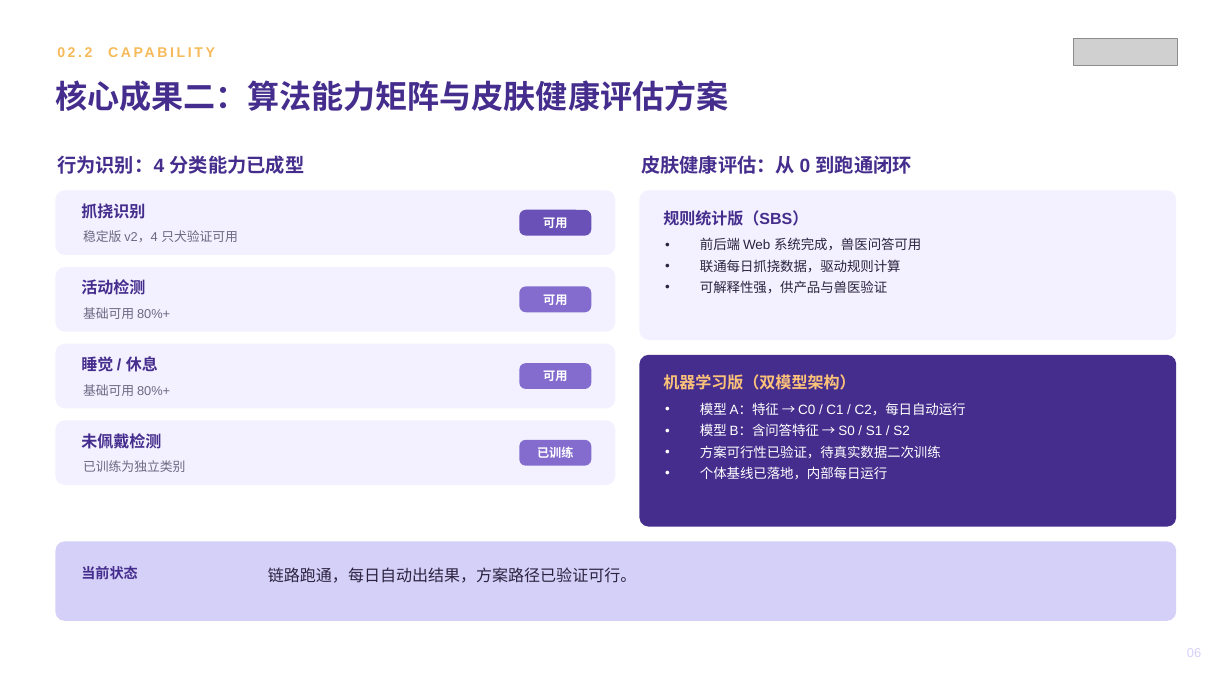
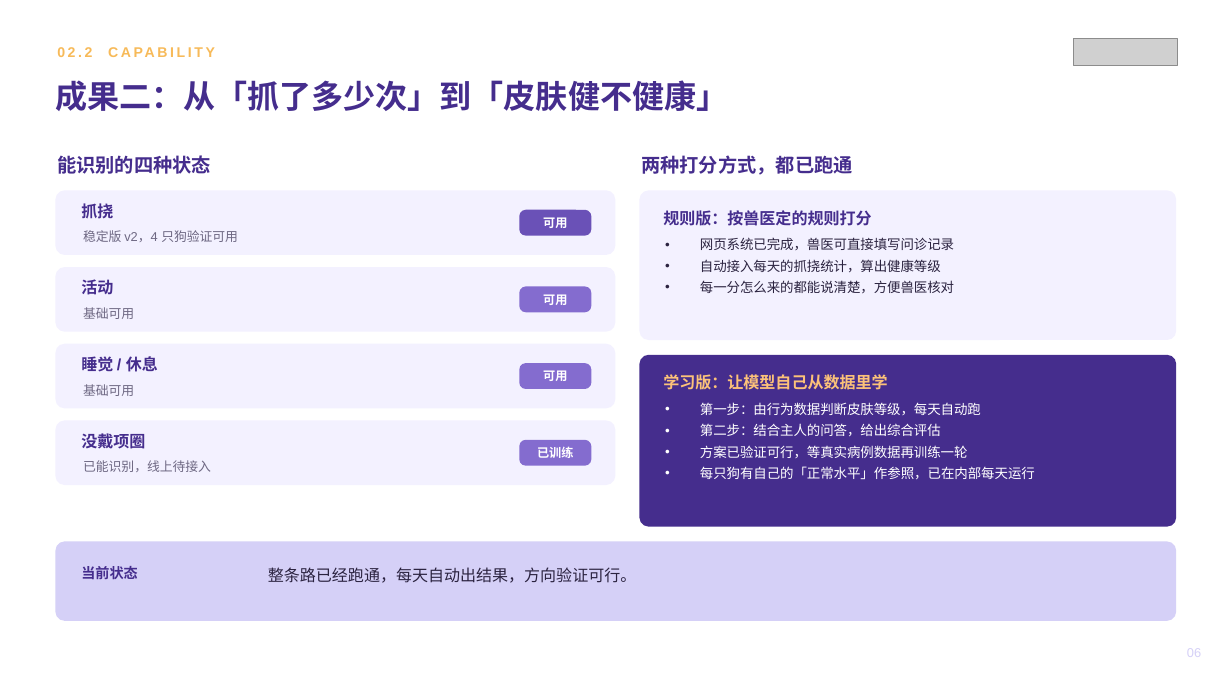
Before and after one commit to zhuyetuo/workplace_soft_skills, a slide deck: slide 6 of 转正述职/转正述职报告-Toky.pptx. Drawn at 1232x693 pixels with LibreOffice and Linux fonts; fonts in the diff are those of the drawing; grey boxes stand for pictures. Boxes give left, top, right and bottom in pixels: in the first picture for what was removed or moved away, otherwise in the second. Text is boxed around its words. In the diff, an @@ line names an element or a change of style, - is before the commit and + after.

```diff
--- a/转正述职/转正述职报告-Toky.pptx
+++ b/转正述职/转正述职报告-Toky.pptx
@@ text at (55,80,728,111): text changed @@
-核心成果二：算法能力矩阵与皮肤健康评估方案
+成果二：从「抓了多少次」到「皮肤健不健康」
@@ text at (57,155,211,174): text changed @@
-行为识别：4 分类能力已成型
+能识别的四种状态
@@ text at (641,155,853,175): text changed @@
-皮肤健康评估：从 0 到跑通闭环
+两种打分方式，都已跑通
@@ text at (81,203,113,218): text changed @@
-抓挠识别
+抓挠
@@ text at (83,230,238,242): text changed @@
-稳定版 v2，4 只犬验证可用
+稳定版 v2，4 只狗验证可用
@@ text at (663,210,871,226): text changed @@
-规则统计版（SBS）
+规则版：按兽医定的规则打分
@@ text at (700,237,954,293): text changed @@
-• 前后端 Web 系统完成，兽医问答可用
-• 联通每日抓挠数据，驱动规则计算
-• 可解释性强，供产品与兽医验证
+• 网页系统已完成，兽医可直接填写问诊记录
+• 自动接入每天的抓挠统计，算出健康等级
+• 每一分怎么来的都能说清楚，方便兽医核对
@@ text at (81,279,113,295): text changed @@
-活动检测
+活动
@@ text at (83,307,134,319): text changed @@
-基础可用 80%+
+基础可用
@@ text at (83,384,134,396): text changed @@
-基础可用 80%+
+基础可用
@@ text at (663,374,887,390): text changed @@
-机器学习版（双模型架构）
+学习版：让模型自己从数据里学
@@ text at (700,402,1035,479): text changed @@
-• 模型 A：特征 → C0 / C1 / C2，每日自动运行
-• 模型 B：含问答特征 → S0 / S1 / S2
-• 方案可行性已验证，待真实数据二次训练
-• 个体基线已落地，内部每日运行
+• 第一步：由行为数据判断皮肤等级，每天自动跑
+• 第二步：结合主人的问答，给出综合评估
+• 方案已验证可行，等真实病例数据再训练一轮
+• 每只狗有自己的「正常水平」作参照，已在内部每天运行
@@ text at (81,433,145,449): text changed @@
-未佩戴检测
+没戴项圈
@@ text at (83,460,211,472): text changed @@
-已训练为独立类别
+已能识别，线上待接入
@@ text at (268,567,636,583): text changed @@
-链路跑通，每日自动出结果，方案路径已验证可行。
+整条路已经跑通，每天自动出结果，方向验证可行。
```
Also in this commit, not shown: 12 other slides changed, 1 other file.
